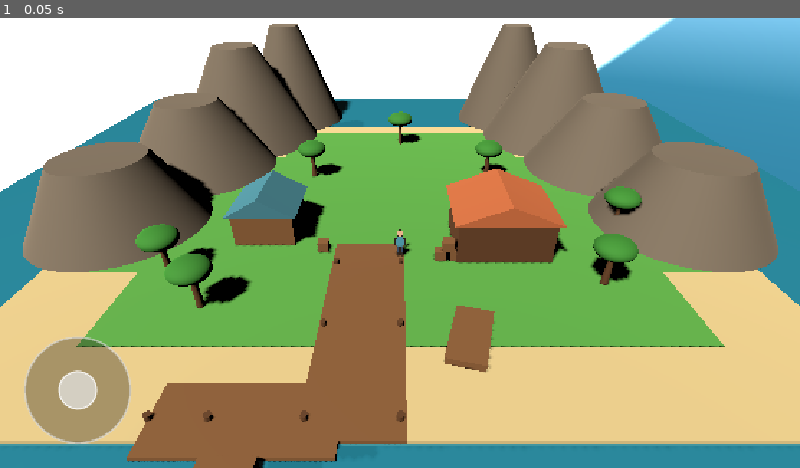
Above: before the commit, frame 1.
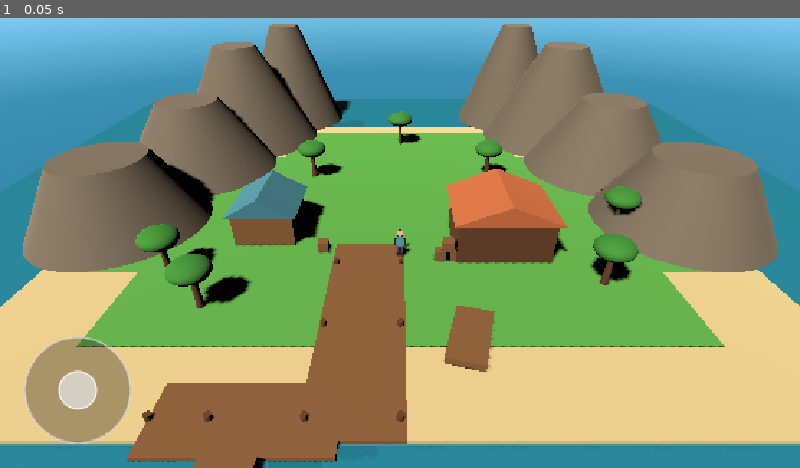
Above: after the commit, the same moment.

Repository: aohmn/GameDemo
Game: Godot game, scene res://scenes/boot/main.tscn
Same seed, same stepped clock (60 frames per second), same inputs: the game is played once before the commit and once after it.
Inputs:
- Up to frame 1 (0.05 s): no input

The runs differ from the first frame. In frame 1, 12% of the frame differs, in the area x 0-85%, y 0-39%.

Commit message:
Đóng khe hở ranh giới phía Nam đảo và thu nhỏ mặt trời procedural

Diff:
--- a/maps/harbor_island/map.gd
+++ b/maps/harbor_island/map.gd
@@ -238,24 +238,18 @@
 
 
 func _make_island_boundaries() -> void:
-    # Ranh giới ngăn Player rơi khỏi mép đảo và mép nước.
-    # Player có collision_mask mặc định = 1, va chạm vững chắc với tất cả collider này.
     var wall_h := 3.0
     var bounds: Array[Dictionary] = [
-        # Mép ngoài phía Tây và Đông
         {"name": "BoundWest", "pos": Vector3(-23.0, 1.5, 3.0), "size": Vector3(1.0, wall_h, 40.0)},
         {"name": "BoundEast", "pos": Vector3(23.0, 1.5, 3.0), "size": Vector3(1.0, wall_h, 40.0)},
-        # Mép bờ Nam (khu mặt nước hai bên cầu tàu)
         {"name": "BoundSouthLeft", "pos": Vector3(-16.0, 1.5, 23.5), "size": Vector3(14.0, wall_h, 1.0)},
+        {"name": "BoundSouthMidLeft", "pos": Vector3(-6.75, 1.5, 10.5), "size": Vector3(4.5, wall_h, 1.0)},
         {"name": "BoundSouthRight", "pos": Vector3(11.0, 1.5, 23.5), "size": Vector3(24.0, wall_h, 1.0)},
-        # Lan can bảo vệ hai bên lối đi cầu tàu chính (chừa lối đi thông thoáng ở giữa: -4.25 < x < 0.25)
         {"name": "BoundMainPierWest", "pos": Vector3(-4.35, 1.5, 16.5), "size": Vector3(0.2, wall_h, 11.0)},
         {"name": "BoundMainPierEast", "pos": Vector3(0.35, 1.5, 16.5), "size": Vector3(0.2, wall_h, 13.0)},
-        # Lan can bảo vệ cầu tàu T (không chắn lối giao cắt từ cầu tàu chính rẽ sang)
         {"name": "BoundPierTNorth", "pos": Vector3(-7.5, 1.5, 20.15), "size": Vector3(6.0, wall_h, 0.3)},
         {"name": "BoundPierTSouth", "pos": Vector3(-6.5, 1.5, 23.85), "size": Vector3(8.0, wall_h, 0.3)},
         {"name": "BoundPierTWest", "pos": Vector3(-10.6, 1.5, 22.0), "size": Vector3(0.3, wall_h, 3.6)},
-        # Mép bờ cát phía Bắc hai bên cửa biển (chừa cửa biển -6.5 <= X <= 6.5 hoàn toàn thông thoáng)
         {"name": "BoundCoastNorthL", "pos": Vector3(-9.75, 1.5, -15.5), "size": Vector3(6.5, wall_h, 1.0)},
         {"name": "BoundCoastNorthR", "pos": Vector3(9.75, 1.5, -15.5), "size": Vector3(6.5, wall_h, 1.0)},
     ]
--- a/modules/sky_dome/assets/sky_dome.gdshader
+++ b/modules/sky_dome/assets/sky_dome.gdshader
@@ -67,9 +67,9 @@
 
     // 3. Mặt trời procedural
     vec3 sun_dir_norm = normalize(sun_direction);
-    float sun_dot = max(dot(dir, sun_dir_norm), 0.0);
-    float sun_disc = 1.0 - smoothstep(1.0 - sun_size, 1.0 - sun_size + sun_blur, 1.0 - sun_dot);
-    float sun_halo = pow(sun_dot, 32.0) * 0.45;
+    float sun_angle = acos(clamp(dot(dir, sun_dir_norm), -1.0, 1.0));
+    float sun_disc = 1.0 - smoothstep(sun_size, sun_size + sun_blur, sun_angle);
+    float sun_halo = pow(max(dot(dir, sun_dir_norm), 0.0), 128.0) * 0.4;
     vec3 final_color = sky + sun_color.rgb * (sun_disc + sun_halo);
 
     // 4. Mây procedural trên vòm trời (chỉ sinh khi dir.y > 0.08)
Not shown, changed: CHANGELOG.md
